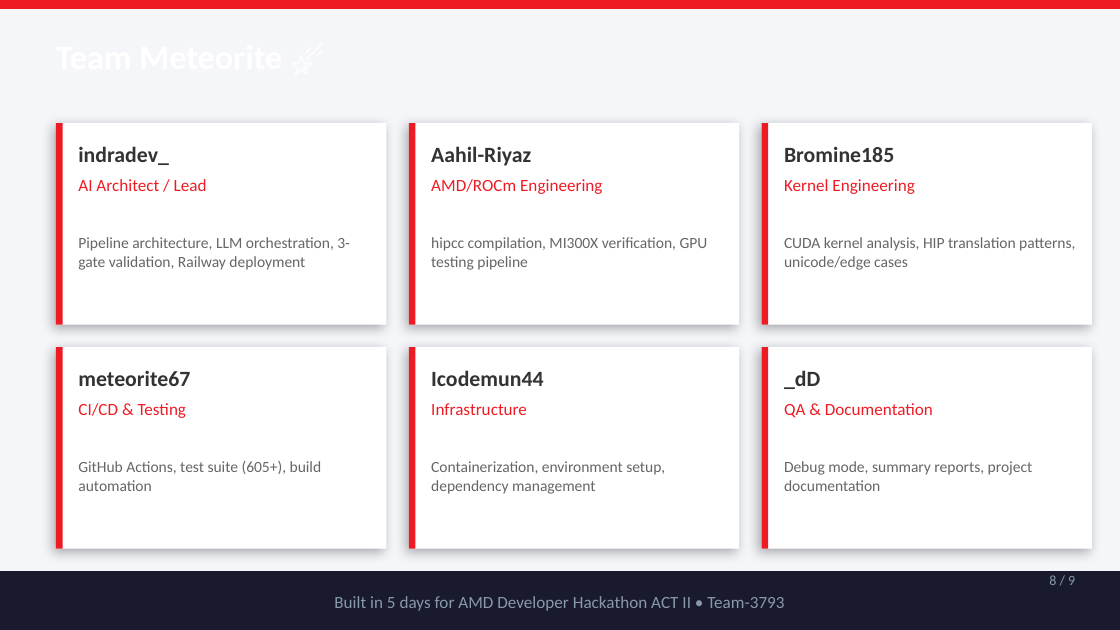
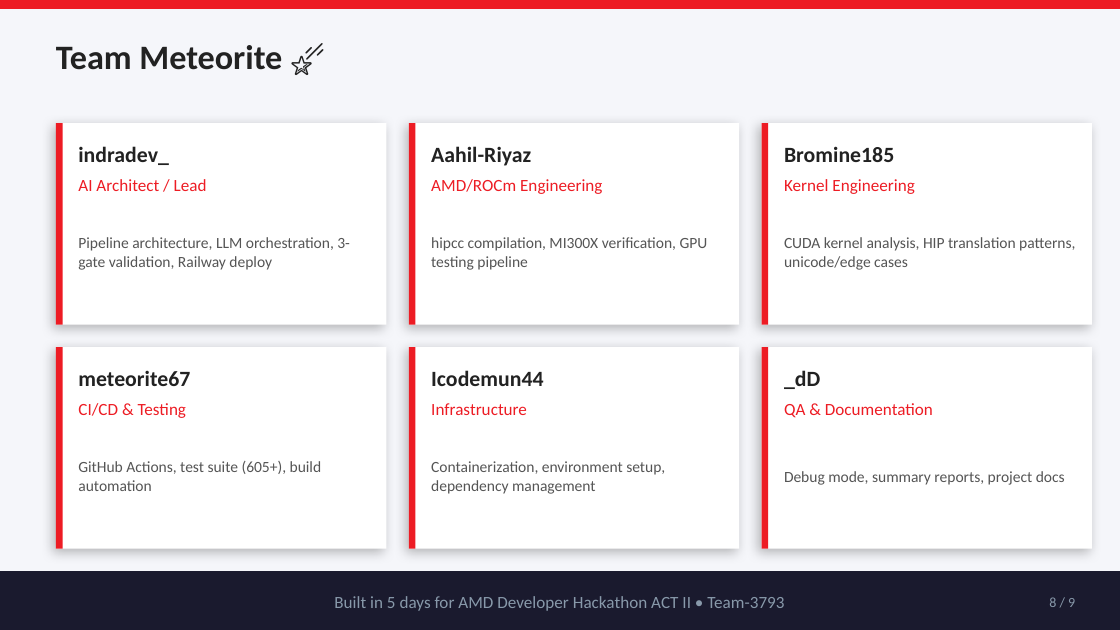
Before and after one commit to indrad3v4/Kernel-Olympics, a slide deck: slide 8 of slides/KernelOlympics_Deck.pptx. Drawn at 1120x630 pixels with LibreOffice and Linux fonts; fonts in the diff are those of the drawing. Boxes give left, top, right and bottom in pixels: in the first picture for what was removed or moved away, otherwise in the second. Text is boxed around its words. In the diff, an @@ line names an element or a change of style, - is before the commit and + after.

```diff
--- a/slides/KernelOlympics_Deck.pptx
+++ b/slides/KernelOlympics_Deck.pptx
@@ text added at [56,45,282,70], 22 pt, text #222222, bold @@
+Team Meteorite 🌠
@@ text at [78,237,350,270]: text changed; text colour #666666 to #555555 @@
-Pipeline architecture, LLM orchestration, 3-gate validation, Railway deployment
+Pipeline architecture, LLM orchestration, 3-gate validation, Railway deploy
@@ shadow changed in 6 elements at [56,123,386,325], [409,123,739,325], [762,123,1092,325], [56,347,386,549], [409,347,739,549], [762,347,1092,549] @@
@@ text colour #333333 to #222222 in 6 elements at [78,146,169,165], [431,146,531,166], [784,146,894,162], [78,370,190,386], [431,370,543,386], [784,370,820,389] @@
@@ text colour #666666 to #555555 in 4 elements at [431,237,708,270], [784,237,1075,270], [78,461,322,491], [431,461,665,494] @@
@@ text at [784,471,1065,485]: text changed; text colour #666666 to #555555 @@
-Debug mode, summary reports, project documentation
+Debug mode, summary reports, project docs
@@ text "8 / 9": place and size @@
-text "8 / 9" at [1049,575,1075,585]
+text "8 / 9" at [1049,597,1075,607]
```
Also in this commit, not shown: 8 other slides changed, 3 other files.
